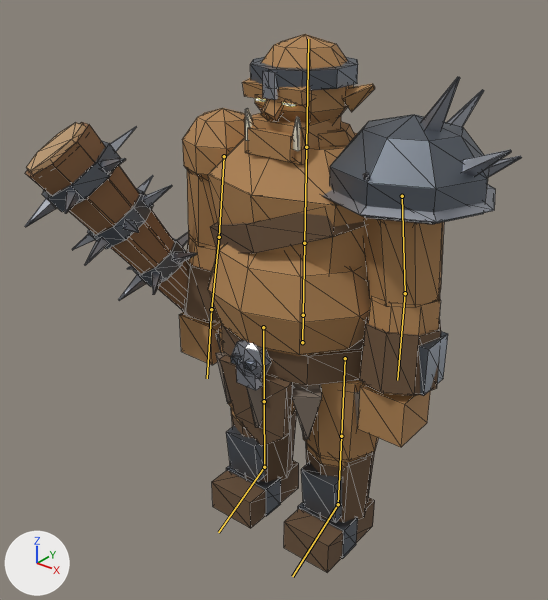
What one commit did to the glTF model assets/models/ogre.glb.
The view is the same before and after, from a 50 mm camera at (1.55, -2.12, 2.3) aimed at (-0.12, -0.03, 1.0). Lighting does not change. The marker at lower left points along +X, +Y and +Z. The first picture is the older version. The bones that change, and the others that lie on the model, are drawn over the model as lines. Mesh edges are drawn as thin lines.

The first picture shows 'OgreMesh'.
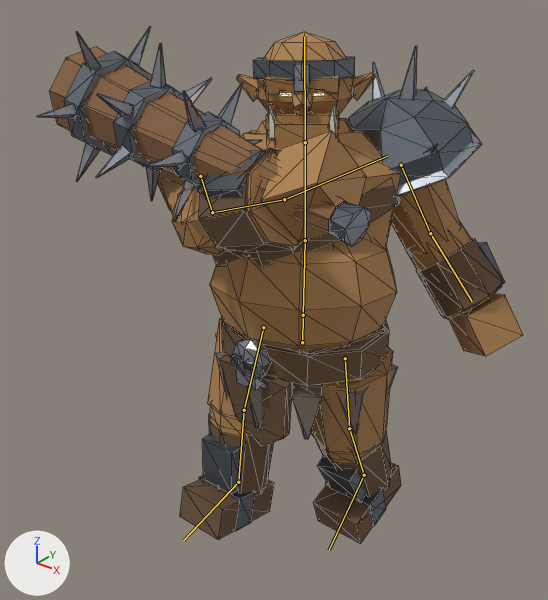
The newer file adds an action. The first version stands in its rest pose; the second is drawn at frame 5 of the action 'Attack'.

What the commit changed:
Bone 'Spine' (bone_spine) turns from (0, 0, 0) to (-6, 34, 0) degrees about its own x, y and z.
Bone 'Chest' (bone_chest) turns from (0, 0, 0) to (-4, 24, 0) degrees about its own x, y and z.
Bone 'Head' (bone_head) turns from (0, 0, 0) to (4, -24, 0) degrees about its own x, y and z.
Bone 'UpperArm.L' (bone_upperarm_l) turns from (0, 0, 0) to (12, 0, -23) degrees about its own x, y and z.
Bone 'ForeArm.L' (bone_forearm_l) turns from (0, 0, 0) to (-24, 0, 0) degrees about its own x, y and z.
Bone 'UpperArm.R' (bone_upperarm_r) turns from (0, 0, 0) to (-72, 0, 46) degrees about its own x, y and z.
Bone 'ForeArm.R' (bone_forearm_r) turns from (0, 0, 0) to (-34, 0, 0) degrees about its own x, y and z.
Bone 'Hand.R' (bone_hand_r) turns from (0, 0, 0) to (-19, 0, 0) degrees about its own x, y and z.
Bone 'Thigh.L' (bone_thigh_l) turns from (0, 0, 0) to (9, 0, 0) degrees about its own x, y and z.
Bone 'Shin.L' (bone_shin_l) turns from (0, 0, 0) to (14, 0, 0) degrees about its own x, y and z.
Bone 'Foot.L' (bone_foot_l) turns from (0, 0, 0) to (-6, 0, 0) degrees about its own x, y and z.
Bone 'Thigh.R' (bone_thigh_r) turns from (0, 0, 0) to (-21, 0, 0) degrees about its own x, y and z.
Bone 'Shin.R' (bone_shin_r) turns from (0, 0, 0) to (14, 0, 0) degrees about its own x, y and z.
Bone 'Foot.R' (bone_foot_r) turns from (0, 0, 0) to (-6, 0, 0) degrees about its own x, y and z.

Where the change shows, as pixel boxes (x1, y1, x2, y2) in the pictures (548 x 600 px):
'OgreMesh', posed
    before: (25, 34, 522, 573)
    after: (37, 26, 523, 544)
bone 'Spine', root to tip
    before: (303, 315) to (304, 243)
    after: (303, 315) to (305, 240)
bone 'Chest', root to tip
    before: (304, 243) to (306, 147)
    after: (305, 240) to (305, 142)
bone 'Head', root to tip
    before: (306, 147) to (308, 39)
    after: (305, 142) to (304, 36)
bone 'UpperArm.L', root to tip
    before: (402, 196) to (405, 293)
    after: (401, 165) to (430, 233)
bone 'ForeArm.L', root to tip
    before: (405, 293) to (397, 380)
    after: (430, 233) to (472, 301)
bone 'UpperArm.R', root to tip
    before: (224, 156) to (219, 237)
    after: (200, 176) to (212, 212)
bone 'ForeArm.R', root to tip
    before: (219, 237) to (211, 309)
    after: (212, 212) to (284, 199)
bone 'Hand.R', root to tip
    before: (211, 309) to (207, 378)
    after: (284, 199) to (387, 156)
bone 'Thigh.L', root to tip
    before: (345, 358) to (341, 436)
    after: (345, 358) to (349, 428)
bone 'Shin.L', root to tip
    before: (341, 436) to (338, 504)
    after: (349, 428) to (364, 475)
bone 'Foot.L', root to tip
    before: (338, 504) to (292, 576)
    after: (364, 475) to (329, 550)
bone 'Thigh.R', root to tip
    before: (263, 327) to (264, 401)
    after: (263, 327) to (244, 410)
bone 'Shin.R', root to tip
    before: (264, 401) to (264, 467)
    after: (244, 410) to (238, 482)
bone 'Foot.R', root to tip
    before: (264, 467) to (218, 532)
    after: (238, 482) to (183, 540)
